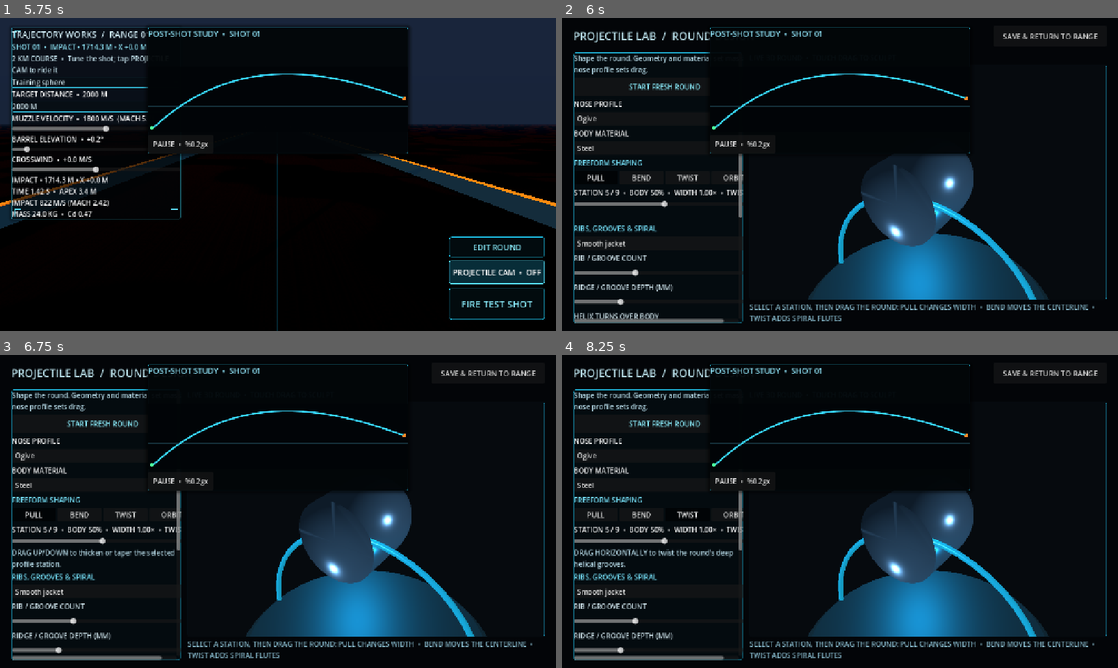
Above: before the commit, frames 1-4 (two rows, left to right).
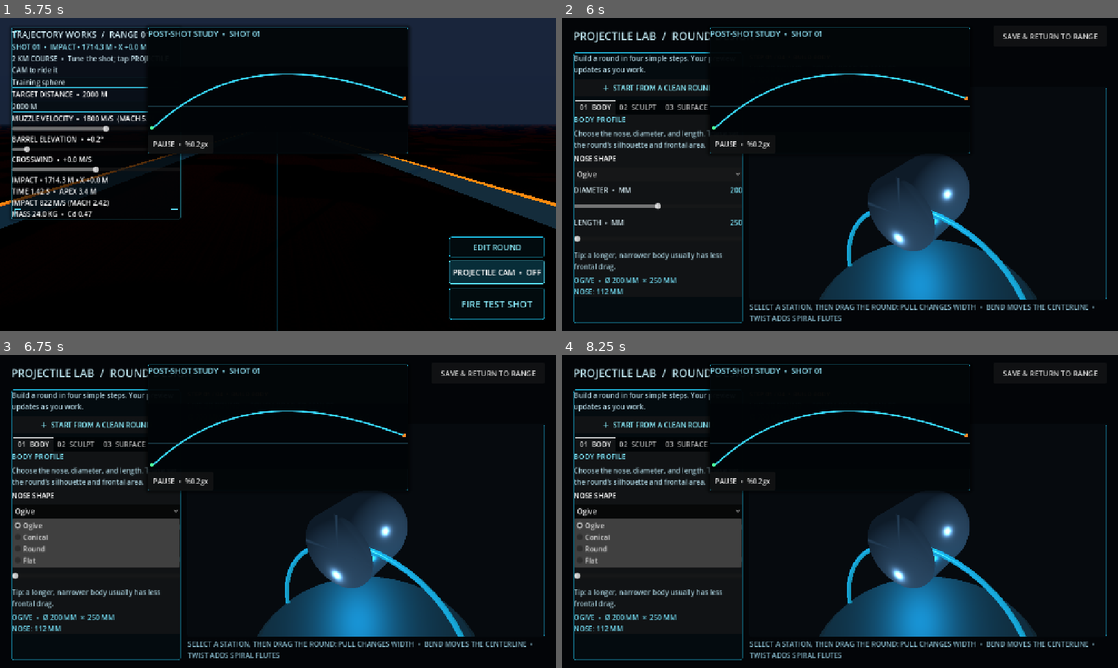
Above: after the commit, the same moments.

Repository: tpylman90-ctrl/Trajectory-Works
Game: Godot game, scene res://scenes/range.tscn
Two runs of this game, one before a commit and one after it. Both use one fixed random seed, a clock stepped at 60 frames per second and the inputs below.
Inputs (mouse positions are in pixels of both pictures, inside the frame that each line leads up to):
- Up to frame 1 (5.75 s): click "Dense slug" at 0.5 s; click "2000 M" at 1.25 s; click "Training sphere" at 2 s; click "FIRE TEST SHOT" at 2.75 s; click "PROJECTILE CAM • OFF" at 3.5 s; click "REPLAY • 0.25×" at 4.25 s; click "PROJECTILE CAM • ON" at 5 s
- Up to frame 2 (6 s): click "EDIT ROUND" at 5.75 s
- Up to frame 3 (6.75 s): click (33, 514) at 6.5 s, where only the run before the commit has a clickable "PULL"
- Up to frame 4 (8.25 s): click (639, 514) at 7.25 s, where only the run before the commit has a clickable "BEND"; click (689, 514) at 8 s, where only the run before the commit has a clickable "TWIST"

Frame 1 is identical in both runs. In frame 2, 9.1% of the frame differs, in the area x 2-98%, y 11-98%; in frame 3, 13%; in frame 4, 13%.
Error before the commit: unsupported format character in operator '%'. (res://scripts/range.gd:634)
Error after the commit: unsupported format character in operator '%'. (res://scripts/range.gd:636)

Commit message:
Organize projectile round editor into guided design steps

Diff:
--- a/scripts/range.gd
+++ b/scripts/range.gd
@@ -37,6 +37,8 @@
 var round_mass_label: Label
 var round_volume_label: Label
 var round_material_label: Label
+var round_preview_stats: Label
+var round_step_label: Label
 var round_preview_container: SubViewportContainer
 var round_station_slider: HSlider
 var round_station_label: Label
@@ -1161,34 +1163,125 @@
 	scroll.size_flags_vertical = Control.SIZE_EXPAND_FILL
 	editor_card.add_child(scroll)
 	var form := VBoxContainer.new()
-	form.add_theme_constant_override("separation", 7)
+	form.add_theme_constant_override("separation", 10)
 	form.size_flags_horizontal = Control.SIZE_EXPAND_FILL
 	scroll.add_child(form)
-
-	var instructions := Label.new()
-	instructions.text = "Shape the round. Geometry and material set mass; nose profile sets drag."
-	instructions.autowrap_mode = TextServer.AUTOWRAP_WORD_SMART
-	instructions.add_theme_color_override("font_color", Color(0.70, 0.84, 0.89))
-	form.add_child(instructions)
+	var intro := Label.new()
+	intro.text = "Build a round in four simple steps. Your preview updates as you work."
+	intro.autowrap_mode = TextServer.AUTOWRAP_WORD_SMART
+	intro.add_theme_color_override("font_color", Color(0.70, 0.84, 0.89))
+	form.add_child(intro)
 	var fresh_round_button := Button.new()
-	fresh_round_button.text = "START FRESH ROUND"
-	fresh_round_button.custom_minimum_size.y = 42.0
+	fresh_round_button.text = "＋  START FROM A CLEAN ROUND"
+	fresh_round_button.custom_minimum_size.y = 40.0
 	fresh_round_button.add_theme_color_override("font_color", Color(0.55, 0.94, 1.0))
 	fresh_round_button.pressed.connect(_start_fresh_round)
 	form.add_child(fresh_round_button)
 
+	var design_tabs := TabContainer.new()
+	design_tabs.size_flags_horizontal = Control.SIZE_EXPAND_FILL
+	design_tabs.size_flags_vertical = Control.SIZE_EXPAND_FILL
+	design_tabs.add_theme_constant_override("side_margin", 4)
+	form.add_child(design_tabs)
+	design_tabs.tab_changed.connect(_on_round_editor_tab_changed)
+	var body_page := VBoxContainer.new()
+	body_page.name = "01  BODY"
+	body_page.add_theme_constant_override("separation", 9)
+	design_tabs.add_child(body_page)
+	var sculpt_page := VBoxContainer.new()
+	sculpt_page.name = "02  SCULPT"
+	sculpt_page.add_theme_constant_override("separation", 9)
+	design_tabs.add_child(sculpt_page)
+	var surface_page := VBoxContainer.new()
+	surface_page.name = "03  SURFACE"
+	surface_page.add_theme_constant_override("separation", 9)
+	design_tabs.add_child(surface_page)
+	var mass_page := VBoxContainer.new()
+	mass_page.name = "04  MATERIAL & MASS"
+	mass_page.add_theme_constant_override("separation", 9)
+	design_tabs.add_child(mass_page)
+
+	_add_round_editor_section(body_page, "BODY PROFILE", "Choose the nose, diameter, and length. These set the round’s silhouette and frontal area.")
 	var nose_label := Label.new()
-	nose_label.text = "NOSE PROFILE"
-	form.add_child(nose_label)
+	nose_label.text = "NOSE SHAPE"
+	body_page.add_child(nose_label)
 	round_nose_picker = OptionButton.new()
 	for nose_name in ROUND_NOSES:
 		round_nose_picker.add_item(nose_name)
 	round_nose_picker.selected = max(ROUND_NOSES.find(str(current_projectile.get("nose", "Ogive"))), 0)
-	form.add_child(round_nose_picker)
-
+	body_page.add_child(round_nose_picker)
+	round_diameter_slider = _add_round_editor_slider(body_page, "DIAMETER  •  MM", 80.0, 320.0, 5.0, float(current_projectile.get("diameter", 0.18)) * 1000.0)
+	round_length_slider = _add_round_editor_slider(body_page, "LENGTH  •  MM", 250.0, 1250.0, 25.0, maxf(float(current_projectile.get("length", 0.54)), 0.25) * 1000.0)
+	var body_note := Label.new()
+	body_note.text = "Tip: a longer, narrower body usually has less frontal drag."
+	body_note.autowrap_mode = TextServer.AUTOWRAP_WORD_SMART
+	body_note.add_theme_color_override("font_color", Color(0.65, 0.80, 0.85))
+	body_page.add_child(body_note)
+	round_dimensions_label = Label.new()
+	round_dimensions_label.add_theme_color_override("font_color", Color(0.45, 0.86, 0.95))
+	body_page.add_child(round_dimensions_label)
+
+	_add_round_editor_section(sculpt_page, "FREEFORM SCULPT", "Select a station, then drag the 3D round. The mode buttons decide how the drag changes it.")
+	var sculpt_modes := HBoxContainer.new()
+	sculpt_modes.add_theme_constant_override("separation", 4)
+	sculpt_page.add_child(sculpt_modes)
+	var sculpt_mode_group := ButtonGroup.new()
+	round_mode_buttons.clear()
+	for mode_name in ["PULL", "BEND", "TWIST", "ORBIT"]:
+		var mode_button := Button.new()
+		mode_button.text = mode_name
+		mode_button.toggle_mode = true
+		mode_button.button_group = sculpt_mode_group
+		mode_button.size_flags_horizontal = Control.SIZE_EXPAND_FILL
+		mode_button.custom_minimum_size.y = 38.0
+		mode_button.button_pressed = mode_name == "PULL"
+		mode_button.pressed.connect(_set_round_sculpt_mode.bind(mode_name.to_lower()))
+		round_mode_buttons.append(mode_button)
+		sculpt_modes.add_child(mode_button)
+	round_station_label = Label.new()
+	sculpt_page.add_child(round_station_label)
+	round_station_slider = HSlider.new()
+	round_station_slider.min_value = 0
+	round_station_slider.max_value = 8
+	round_station_slider.step = 1
+	round_station_slider.value = 4
+	round_station_slider.size_flags_horizontal = Control.SIZE_EXPAND_FILL
+	round_station_slider.custom_minimum_size.y = 32.0
+	round_station_slider.value_changed.connect(_on_round_station_changed)
+	sculpt_page.add_child(round_station_slider)
+	round_sculpt_hint = Label.new()
+	round_sculpt_hint.autowrap_mode = TextServer.AUTOWRAP_WORD_SMART
+	round_sculpt_hint.add_theme_color_override("font_color", Color(0.70, 0.84, 0.89))
+	sculpt_page.add_child(round_sculpt_hint)
+	var sculpt_tip := Label.new()
+	sculpt_tip.text = "Drag across the model to sculpt • drag empty space to orbit"
+	sculpt_tip.autowrap_mode = TextServer.AUTOWRAP_WORD_SMART
+	sculpt_tip.add_theme_color_override("font_color", Color(0.48, 0.84, 0.91))
+	sculpt_page.add_child(sculpt_tip)
+
+	_add_round_editor_section(surface_page, "SURFACE DETAIL", "Surface patterns add visible rifling and influence spin and drag during flight.")
+	round_surface_picker = OptionButton.new()
+	round_surface_picker.add_item("Smooth jacket")
+	round_surface_picker.add_item("Raised helical ridges")
+	round_surface_picker.add_item("Cut helical grooves")
+	surface_page.add_child(round_surface_picker)
+	round_rib_count_slider = _add_round_editor_slider(surface_page, "RIDGE / GROOVE COUNT", 3.0, 12.0, 1.0, float(current_projectile.get("rib_count", 6)))
+	round_rib_depth_slider = _add_round_editor_slider(surface_page, "DEPTH  •  MM", 0.0, 8.0, 0.25, float(current_projectile.get("rib_depth", 0.002)) * 1000.0)
+	round_spiral_turns_slider = _add_round_editor_slider(surface_page, "SPIRAL TURNS", -3.0, 3.0, 0.25, float(current_projectile.get("spiral_turns", 0.0)))
+	round_surface_info = Label.new()
+	round_surface_info.autowrap_mode = TextServer.AUTOWRAP_WORD_SMART
+	round_surface_info.add_theme_color_override("font_color", Color(0.70, 0.84, 0.89))
+	surface_page.add_child(round_surface_info)
+	var surface_note := Label.new()
+	surface_note.text = "A helical pattern transfers aerodynamic torque into round spin."
+	surface_note.autowrap_mode = TextServer.AUTOWRAP_WORD_SMART
+	surface_note.add_theme_color_override("font_color", Color(0.65, 0.80, 0.85))
+	surface_page.add_child(surface_note)
+
+	_add_round_editor_section(mass_page, "MATERIAL & FLIGHT WEIGHT", "Material density combines with the sculpted volume to estimate mass.")
 	var material_label := Label.new()
 	material_label.text = "BODY MATERIAL"
-	form.add_child(material_label)
+	mass_page.add_child(material_label)
 	round_material_picker = OptionButton.new()
 	for material_data in ROUND_MATERIALS:
 		round_material_picker.add_item(str(material_data.name))
@@ -1197,79 +1290,32 @@
 		if ROUND_MATERIALS[material_index].name == str(current_projectile.get("material", "Steel")):
 			initial_material = material_index
 	round_material_picker.selected = initial_material
-	form.add_child(round_material_picker)
-
-	var sculpt_title := Label.new()
-	sculpt_title.text = "FREEFORM SHAPING"
-	sculpt_title.add_theme_color_override("font_color", Color(0.45, 0.86, 0.95))
-	form.add_child(sculpt_title)
-	var sculpt_modes := HBoxContainer.new()
-	sculpt_modes.add_theme_constant_override("separation", 4)
-	form.add_child(sculpt_modes)
-	var sculpt_mode_group := ButtonGroup.new()
-	round_mode_buttons.clear()
-	for mode_name in ["PULL", "BEND", "TWIST", "ORBIT"]:
-		var mode_button := Button.new()
-		mode_button.text = mode_name
-		mode_button.toggle_mode = true
-		mode_button.button_group = sculpt_mode_group
-		mode_button.size_flags_horizontal = Control.SIZE_EXPAND_FILL
-		mode_button.button_pressed = mode_name == "PULL"
-		mode_button.pressed.connect(_set_round_sculpt_mode.bind(mode_name.to_lower()))
-		round_mode_buttons.append(mode_button)
-		sculpt_modes.add_child(mode_button)
-	round_station_label = Label.new()
-	form.add_child(round_station_label)
-	round_station_slider = HSlider.new()
-	round_station_slider.min_value = 0
-	round_station_slider.max_value = 8
-	round_station_slider.step = 1
-	round_station_slider.value = 4
-	round_station_slider.size_flags_horizontal = Control.SIZE_EXPAND_FILL
-	round_station_slider.value_changed.connect(_on_round_station_changed)
-	form.add_child(round_station_slider)
-	round_sculpt_hint = Label.new()
-	round_sculpt_hint.autowrap_mode = TextServer.AUTOWRAP_WORD_SMART
-	round_sculpt_hint.add_theme_color_override("font_color", Color(0.70, 0.84, 0.89))
-	form.add_child(round_sculpt_hint)
-	var surface_title := Label.new()
-	surface_title.text = "RIBS, GROOVES & SPIRAL"
-	surface_title.add_theme_color_override("font_color", Color(0.45, 0.86, 0.95))
-	form.add_child(surface_title)
-	round_surface_picker = OptionButton.new()
-	round_surface_picker.add_item("Smooth jacket")
-	round_surface_picker.add_item("Raised helical ribs")
-	round_surface_picker.add_item("Cut helical grooves")
-	form.add_child(round_surface_picker)
-	round_rib_count_slider = _add_round_editor_slider(form, "RIB / GROOVE COUNT", 3.0, 12.0, 1.0, float(current_projectile.get("rib_count", 6)))
-	round_rib_depth_slider = _add_round_editor_slider(form, "RIDGE / GROOVE DEPTH (MM)", 0.0, 8.0, 0.25, float(current_projectile.get("rib_depth", 0.002)) * 1000.0)
-	round_spiral_turns_slider = _add_round_editor_slider(form, "HELIX TURNS OVER BODY", -3.0, 3.0, 0.25, float(current_projectile.get("spiral_turns", 0.0)))
-	round_surface_info = Label.new()
-	round_surface_info.autowrap_mode = TextServer.AUTOWRAP_WORD_SMART
-	round_surface_info.add_theme_color_override("font_color", Color(0.70, 0.84, 0.89))
-	form.add_child(round_surface_info)
-	round_diameter_slider = _add_round_editor_slider(form, "BODY DIAMETER", 80.0, 320.0, 5.0, float(current_projectile.get("diameter", 0.18)) * 1000.0)
-	round_length_slider = _add_round_editor_slider(form, "OVERALL LENGTH", 250.0, 1250.0, 25.0, maxf(float(current_projectile.get("length", 0.54)), 0.25) * 1000.0)
-	round_dimensions_label = Label.new()
-	round_dimensions_label.add_theme_color_override("font_color", Color(0.45, 0.86, 0.95))
-	form.add_child(round_dimensions_label)
+	mass_page.add_child(round_material_picker)
 	round_mass_label = Label.new()
 	round_mass_label.add_theme_font_size_override("font_size", 23)
 	round_mass_label.add_theme_color_override("font_color", Color(0.96, 0.67, 0.29))
-	form.add_child(round_mass_label)
+	mass_page.add_child(round_mass_label)
 	round_volume_label = Label.new()
-	form.add_child(round_volume_label)
+	mass_page.add_child(round_volume_label)
 	round_material_label = Label.new()
-	form.add_child(round_material_label)
+	mass_page.add_child(round_material_label)
 
 	var preview_column := VBoxContainer.new()
 	preview_column.size_flags_horizontal = Control.SIZE_EXPAND_FILL
 	preview_column.size_flags_vertical = Control.SIZE_EXPAND_FILL
 	body.add_child(preview_column)
+	round_step_label = Label.new()
+	round_step_label.add_theme_font_size_override("font_size", 14)
+	round_step_label.add_theme_color_override("font_color", Color(0.98, 0.63, 0.30))
+	preview_column.add_child(round_step_label)
+	_on_round_editor_tab_changed(design_tabs.current_tab)
 	var preview_title := Label.new()
 	preview_title.text = "LIVE 3D ROUND  •  TOUCH DRAG TO SCULPT"
 	preview_title.add_theme_color_override("font_color", Color(0.47, 0.83, 0.92))
 	preview_column.add_child(preview_title)
+	round_preview_stats = Label.new()
+	round_preview_stats.add_theme_color_override("font_color", Color(0.74, 0.88, 0.92))
+	preview_column.add_child(round_preview_stats)
 	var preview_frame := PanelContainer.new()
 	preview_frame.size_flags_horizontal = Control.SIZE_EXPAND_FILL
 	preview_frame.size_flags_vertical = Control.SIZE_EXPAND_FILL
@@ -1316,18 +1362,51 @@
 	_on_round_design_changed(0.0)
 
 
+func _on_round_editor_tab_changed(index: int) -> void:
+	if not is_instance_valid(round_step_label):
+		return
+	var steps := ["BUILD BODY", "SCULPT SHAPE", "ADD SURFACE DETAIL", "CHECK MATERIAL & MASS"]
+	var step_index := clampi(index, 0, steps.size() - 1)
+	round_step_label.text = "STEP %02d / 04  •  %s" % [step_index + 1, steps[step_index]]
+
+
+func _add_round_editor_section(parent: VBoxContainer, heading: String, detail: String) -> void:
+	var title := Label.new()
+	title.text = heading
+	title.add_theme_font_size_override("font_size", 17)
+	title.add_theme_color_override("font_color", Color(0.49, 0.89, 0.97))
+	parent.add_child(title)
+	var description := Label.new()
+	description.text = detail
+	description.autowrap_mode = TextServer.AUTOWRAP_WORD_SMART
+	description.add_theme_color_override("font_color", Color(0.65, 0.80, 0.85))
+	parent.add_child(description)
+
+
+func _update_round_slider_readout(value: float, label: Label) -> void:
+	label.text = "%0.2f" % value if not is_equal_approx(value, roundf(value)) else "%0.0f" % value
+
+
 func _add_round_editor_slider(parent: VBoxContainer, caption: String, minimum: float, maximum: float, step: float, initial: float) -> HSlider:
+	var header := HBoxContainer.new()
+	parent.add_child(header)
 	var label := Label.new()
 	label.text = caption
+	label.size_flags_horizontal = Control.SIZE_EXPAND_FILL
 	label.add_theme_color_override("font_color", Color(0.79, 0.87, 0.90))
-	parent.add_child(label)
+	header.add_child(label)
+	var value_label := Label.new()
+	value_label.text = "%0.2f" % initial if not is_equal_approx(initial, roundf(initial)) else "%0.0f" % initial
+	value_label.add_theme_color_override("font_color", Color(0.49, 0.89, 0.97))
+	header.add_child(value_label)
 	var slider := HSlider.new()
 	slider.min_value = minimum
 	slider.max_value = maximum
 	slider.step = step
 	slider.value = clampf(initial, minimum, maximum)
 	slider.size_flags_horizontal = Control.SIZE_EXPAND_FILL
-	slider.custom_minimum_size.y = 30.0
+	slider.custom_minimum_size.y = 34.0
+	slider.value_changed.connect(_update_round_slider_readout.bind(value_label))
 	parent.add_child(slider)
 	return slider
 
@@ -1701,6 +1780,8 @@
 	var tip_mm := float(current_projectile.get("tip_length", 0.0)) * 1000.0
 	if is_instance_valid(round_dimensions_label):
 		round_dimensions_label.text = "%s  •  Ø %0.0f MM  ×  %0.0f MM\nNOSE: %0.0f MM" % [str(current_projectile.nose).to_upper(), diameter_mm, length_mm, tip_mm]
+	if is_instance_valid(round_preview_stats):
+		round_preview_stats.text = "Ø %0.0f MM   •   LENGTH %0.0f MM   •   EST. MASS %0.2f KG" % [diameter_mm, length_mm, float(current_projectile.mass)]
 	if is_instance_valid(round_mass_label):
 		round_mass_label.text = "ESTIMATED MASS  •  %0.2f KG" % float(current_projectile.mass)
 	if is_instance_valid(round_volume_label):
